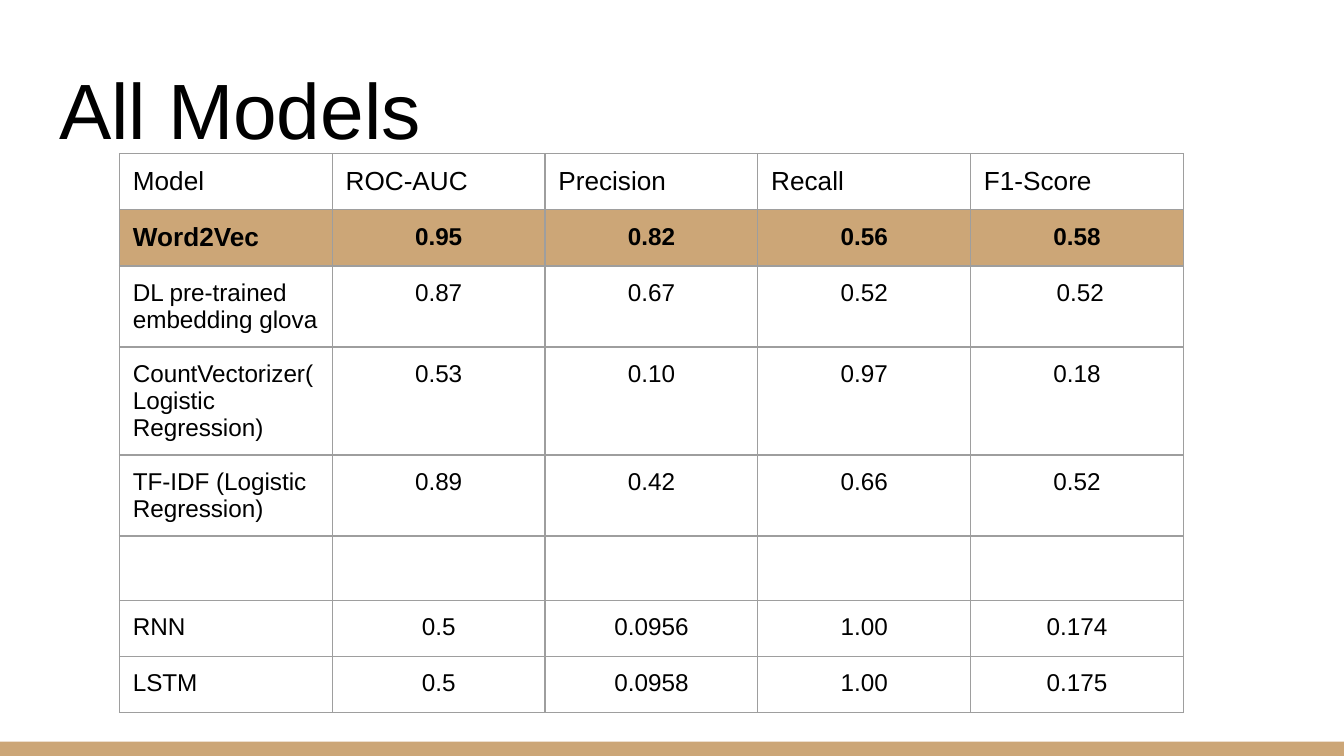
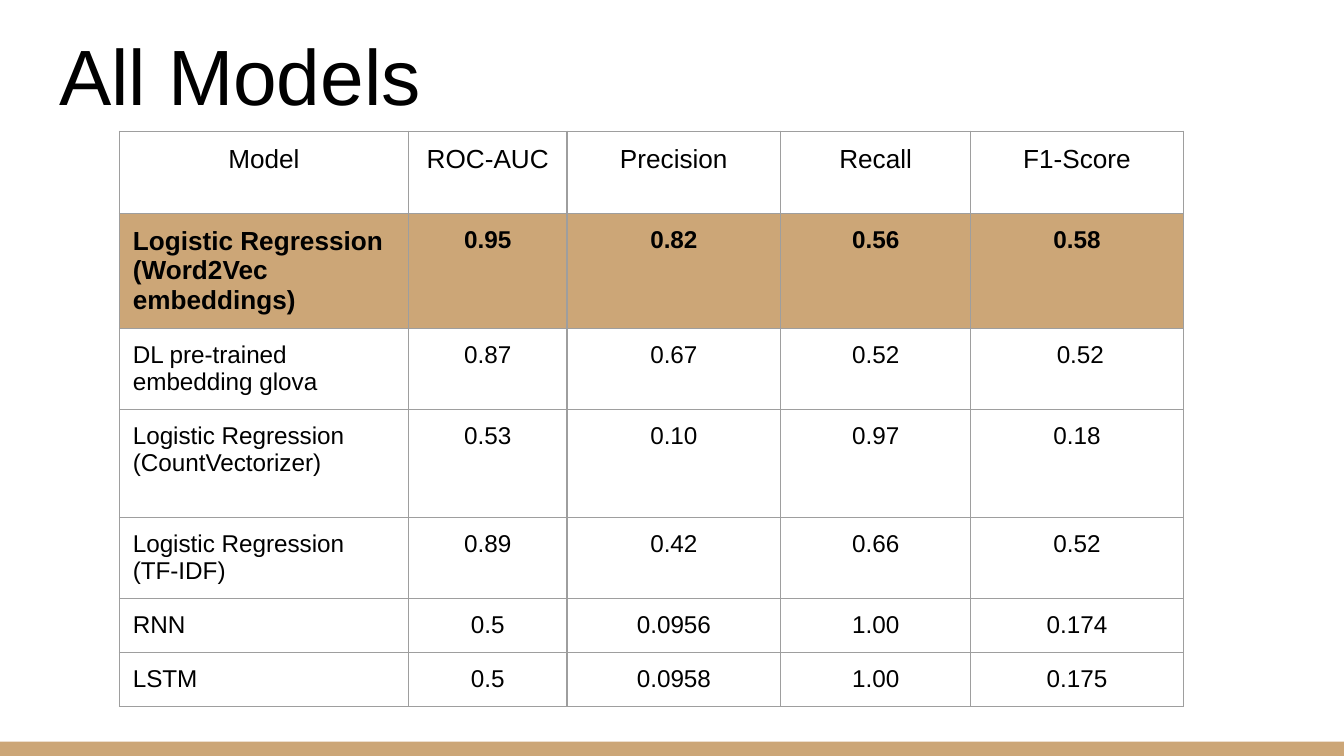
Before and after one commit to sudhanshurai360/NLP_final_project_Fall_2022, a slide deck: slide 12 of NLP Presentation.pptx (slide 11 before the commit). Drawn at 1344x756 pixels with LibreOffice and Linux fonts; fonts in the diff are those of the drawing. Boxes give left, top, right and bottom in pixels: in the first picture for what was removed or moved away, otherwise in the second. Text is boxed around its words. In the diff, an @@ line names an element or a change of style, - is before the commit and + after.

```diff
--- a/NLP Presentation.pptx
+++ b/NLP Presentation.pptx
@@ title "All Models" rewrapped from [59,82,421,155] to [59,48,421,106] @@
@@ table at [120,132,1183,692] @@
-row 2, column 1: Word2Vec
+row 2, column 1: Logistic Regression / (Word2Vec embeddings)
-row 4: CountVectorizer( Logistic Regression) | 0.53 | 0.10 | 0.97 | 0.18
-row 5: TF-IDF (Logistic Regression) | 0.89 | 0.42 | 0.66 | 0.52
-row 6:  |  |  |  | 
+row 4: Logistic Regression / (CountVectorizer) | 0.53 | 0.10 | 0.97 | 0.18
+row 5: Logistic Regression (TF-IDF) | 0.89 | 0.42 | 0.66 | 0.52
@@ table: place and size @@
-table at [120,153,1181,696]
+table at [120,132,1183,692]
```
Also in this commit, not shown: 4 other slides changed, 3 slides added, 1 slide removed.
